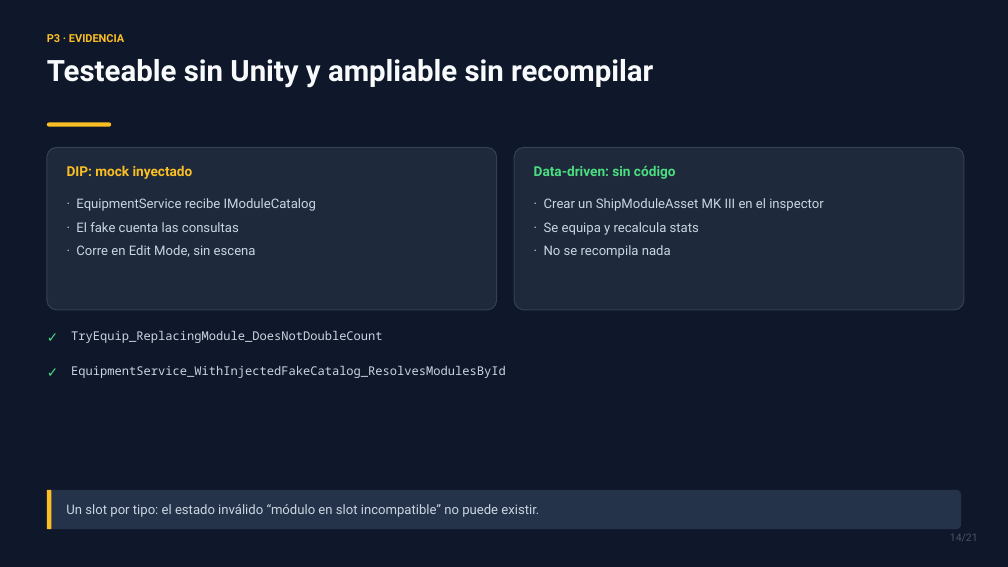
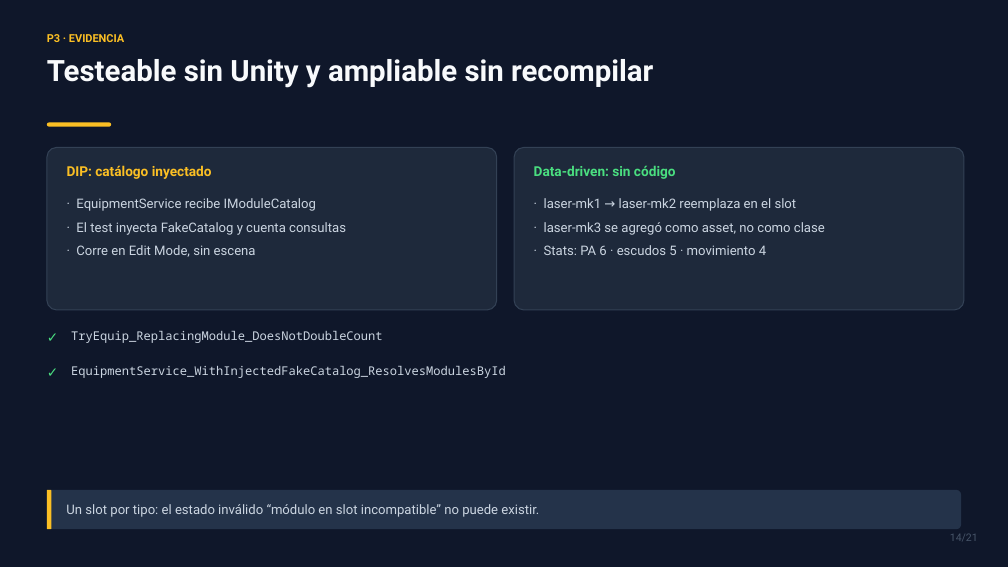
Before and after one commit to SenKetZu/HexPG, a slide deck: slide 14 of docs/presentacion/TP2-VoidHex-Tactics.pptx. Drawn at 1008x567 pixels with LibreOffice and Linux fonts; fonts in the diff are those of the drawing. Boxes give left, top, right and bottom in pixels: in the first picture for what was removed or moved away, otherwise in the second. Text is boxed around its words. In the diff, an @@ line names an element or a change of style, - is before the commit and + after.

Commit message:
Add offline verifiers, refresh the deck with real cases, drop committed logs
Verifiers: check_asmdef_refs.py compares each file's using directives against its asmdef references (catches CS0234/CS0012 before recompiling), check_scenes.py asserts components, camera, light and P3 asset wiring per scene, and console_errors.py filters errors out of the Unity console JSON. The two dotnet projects are now tracked: the Unity template's *.csproj rule ignored them because the exception sat before the rule it overrides.

The deck replaces abstractions with the actual cases: real event counts, the real command sequence and PA/hull numbers, real module ids, and a new slide with the four defects found while implementing. The exclusion list no longer claims there is no real art, which stopped being true.

Removes Assets/Logs, which had been committed by mistake: capture_game_view resolves save_path against the authoring root.

```diff
--- a/docs/presentacion/TP2-VoidHex-Tactics.pptx
+++ b/docs/presentacion/TP2-VoidHex-Tactics.pptx
@@ text at [67, 165, 212, 179]: text changed @@
-DIP: mock inyectado
+DIP: catálogo inyectado
@@ text at [544, 198, 825, 255]: text changed @@
-· Crear un ShipModuleAsset MK III en el inspector
-· Se equipa y recalcula stats
-· No se recompila nada
+· laser-mk1 → laser-mk2 reemplaza en el slot
+· laser-mk3 se agregó como asset, no como clase
+· Stats: PA 6 · escudos 5 · movimiento 4
@@ text at [76, 222, 346, 235]: text changed @@
-· El fake cuenta las consultas
+· El test inyecta FakeCatalog y cuenta consultas
```
Also in this commit, not shown: 6 other slides changed, 1 slide added, 1 slide removed, 12 other files.
